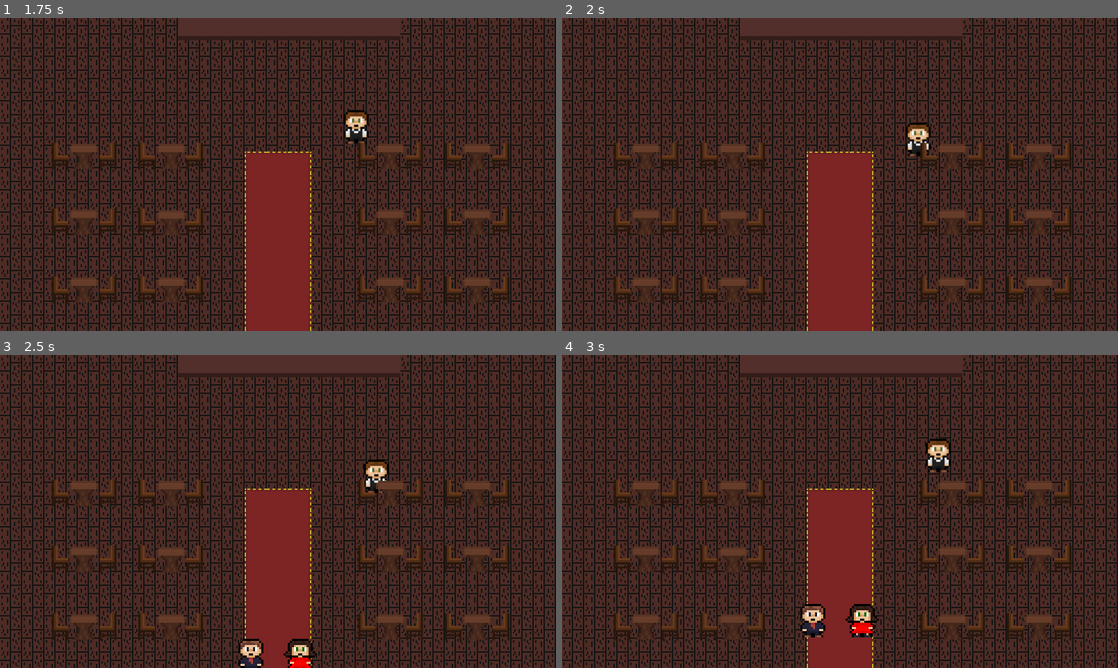
Above: before the commit, frames 1-4 (two rows, left to right).
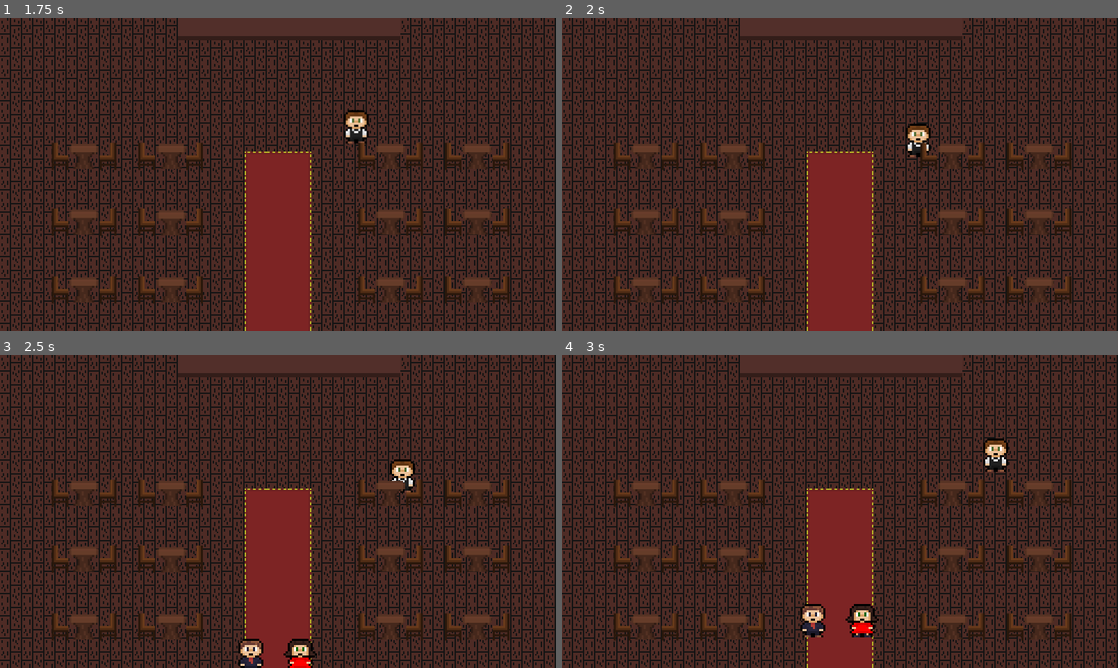
Above: after the commit, the same moments.

Repository: samw-26/Romantic-Evening
Game: Godot game, scene res://Assets/Scenes/restaurant.tscn
Two runs of this game, one before a commit and one after it. Both use one fixed random seed, a clock stepped at 60 frames per second and the inputs below.
Inputs:
- Up to frame 1 (1.75 s): tap Enter at 0.5 s; hold D (right) 0.53-1.28 s; hold S (down) from 1.28 s (still down)
- Up to frame 2 (2 s): keep holding S (down)
- Up to frame 3 (2.5 s): release S (down) at 2.03 s; hold D (right) from 2.03 s (still down)
- Up to frame 4 (3 s): release D (right) at 2.78 s; hold W (up) from 2.78 s (still down)

Frame 1 is identical in both runs. In frame 2, 0.2% of the frame differs, in the area x 62-67%, y 33-45%; in frame 3, 0.6%; in frame 4, 0.7%, in the area x 65-81%, y 26-38%.

Commit message:
Implemented leaving restaurant after finishing meal
Customers will have random meal durations and leave on their own on timeout. Also fixed bug where customers would push waiter off of map with collision by changing collision shapes to circles instead of squares.

Diff:
--- a/Assets/Scenes/couple.gd
+++ b/Assets/Scenes/couple.gd
@@ -33,13 +33,20 @@
 var man_food: Sprite2D
 var woman_food: Sprite2D
 
+#Eating
+var meal_timer: Timer
+var eating: bool = false
+var finished: bool = false
+
 #Moods
 var moods: Array = ["Hungry", "Awkward", "Unromantic"]
 
 func _ready() -> void:
-	#Choose orders
+	#Choose orders and set meal duration
 	man_order = order_options.pick_random()
 	woman_order = order_options.pick_random()
+	meal_timer = %MealTimer as Timer
+	#meal_timer.set_wait_time(randi_range(10,20))
 	#Nodes
 	man_bubble = get_node("%ManOrder")
 	man_question = %ManOrder/Question
@@ -75,8 +82,16 @@
 		if !ready_to_order:
 			await get_tree().create_timer(2).timeout
 			ready_to_order = true
-		elif ready_to_order:
+		elif ready_to_order and !eating:
 			order()
+		#Eating
+		elif eating:
+			if meal_timer.is_stopped():
+				meal_timer.start()
+	#Finished
+	if finished:
+		exit_restaurant()
+
 	#Unsatisfied customer(Exiting)
 	if unsatisfied:
 		exit_restaurant()
@@ -134,17 +149,15 @@
 					woman_food.hide()
 					woman_bubble.hide()
 
-	#Stop status timer early if food given
-	if order1_received and order2_received and !%StatusTimer.is_stopped():
+	#Stop timers, commence eating
+	if order1_received and order2_received:
+		eating = true
 		%StatusTimer.stop()
-
-	#If both man and woman are pleased, stop exit timer
-	if %FlickerTimerMan.is_stopped() and %FlickerTimerWoman.is_stopped() and !%ExitTimer.is_stopped():
 		%ExitTimer.stop()
-
 
 #Exit Restaurant
 func exit_restaurant() -> void:
+	at_table = false
 	if(!freed_table):
 		Global.available_chairs.append(table)
 		%ManOrder.hide()
@@ -174,29 +187,38 @@
 
 func _on_status_timer_timeout() -> void:
 	#Hunger status
-	if !order1_received or !order2_received:
-		%ExitTimer.start()
-	if !order1_received and !order2_received:
-		%FlickerTimerMan.start()
-		%FlickerTimerWoman.start()
-	elif !order1_received:
-		%FlickerTimerMan.start()
-	elif !order2_received:
-		%FlickerTimerWoman.start()
+	if !eating:
+		if !order1_received or !order2_received:
+			%ExitTimer.start()
+		if !order1_received and !order2_received:
+			%FlickerTimerMan.start()
+			%FlickerTimerWoman.start()
+		elif !order1_received:
+			%FlickerTimerMan.start()
+		elif !order2_received:
+			%FlickerTimerWoman.start()
 
 func _on_flicker_timer_man_timeout() -> void:
-	if !has_ordered:
-		man_question.visible = !man_question.visible
-	elif has_ordered and !order1_received:
-		man_food.visible = !man_food.visible
+	#Hunger
+	if !eating:
+		if !has_ordered:
+			man_question.visible = !man_question.visible
+		elif has_ordered and !order1_received:
+			man_food.visible = !man_food.visible
+	#Next mood
+
 	else:
 		%FlickerTimerMan.stop()
 
 func _on_flicker_timer_woman_timeout() -> void:
-	if !has_ordered:
-		woman_question.visible = !woman_question.visible
-	elif has_ordered and !order2_received:
-		woman_food.visible = !woman_food.visible
+	#Hunger
+	if !eating:
+		if !has_ordered:
+			woman_question.visible = !woman_question.visible
+		elif has_ordered and !order2_received:
+			woman_food.visible = !woman_food.visible
+	#Next mood
+
 	else:
 		%FlickerTimerWoman.stop()
 
@@ -204,4 +226,6 @@
 func _on_exit_timer_timeout() -> void:
 	unsatisfied = true
 	$Area2D.monitoring = false
-	at_table = false
+
+func _on_meal_timer_timeout() -> void:
+	finished = true
--- a/Assets/Scenes/couple.tscn
+++ b/Assets/Scenes/couple.tscn
@@ -11,11 +11,14 @@
 [ext_resource type="Texture2D" uid="uid://polfwku7m4mo" path="res://Assets/Characters/dress.png" id="9_c8ebl"]
 [ext_resource type="Texture2D" uid="uid://dggg7py7qxiak" path="res://Assets/Characters/eyes.png" id="10_xgc6x"]
 
-[sub_resource type="RectangleShape2D" id="RectangleShape2D_ykbt0"]
-size = Vector2(178, 25)
+[sub_resource type="CircleShape2D" id="CircleShape2D_el8w6"]
+radius = 17.5071
+
+[sub_resource type="CircleShape2D" id="CircleShape2D_bmfwy"]
+radius = 17.1828
 
 [sub_resource type="RectangleShape2D" id="RectangleShape2D_q860f"]
-size = Vector2(160, 134)
+size = Vector2(160, 124)
 
 [node name="Couple" type="CharacterBody2D" groups=["couples"]]
 collision_layer = 2
@@ -101,9 +104,19 @@
 visible = false
 texture = ExtResource("7_1tdnp")
 
-[node name="CollisionShape2D" type="CollisionShape2D" parent="."]
-position = Vector2(71, 18.5)
-shape = SubResource("RectangleShape2D_ykbt0")
+[node name="ManCollision" type="CollisionShape2D" parent="."]
+position = Vector2(-1.5, 18.5)
+shape = SubResource("CircleShape2D_el8w6")
+
+[node name="WomanCollision" type="CollisionShape2D" parent="."]
+position = Vector2(143, 18.5)
+shape = SubResource("CircleShape2D_bmfwy")
+
+[node name="Area2D" type="Area2D" parent="."]
+
+[node name="CollisionShape2D" type="CollisionShape2D" parent="Area2D"]
+position = Vector2(71, -3)
+shape = SubResource("RectangleShape2D_q860f")
 
 [node name="StatusTimer" type="Timer" parent="."]
 unique_name_in_owner = true
@@ -120,18 +133,18 @@
 
 [node name="ExitTimer" type="Timer" parent="."]
 unique_name_in_owner = true
-wait_time = 30.0
+wait_time = 20.0
 one_shot = true
 
-[node name="Area2D" type="Area2D" parent="."]
+[node name="MealTimer" type="Timer" parent="."]
+unique_name_in_owner = true
+wait_time = 5.0
+one_shot = true
 
-[node name="CollisionShape2D" type="CollisionShape2D" parent="Area2D"]
-position = Vector2(71, 2)
-shape = SubResource("RectangleShape2D_q860f")
-
+[connection signal="body_entered" from="Area2D" to="." method="_on_area_2d_body_entered"]
+[connection signal="body_exited" from="Area2D" to="." method="_on_area_2d_body_exited"]
 [connection signal="timeout" from="StatusTimer" to="." method="_on_status_timer_timeout"]
 [connection signal="timeout" from="StatusTimer/FlickerTimerMan" to="." method="_on_flicker_timer_man_timeout"]
 [connection signal="timeout" from="StatusTimer/FlickerTimerWoman" to="." method="_on_flicker_timer_woman_timeout"]
 [connection signal="timeout" from="ExitTimer" to="." method="_on_exit_timer_timeout"]
-[connection signal="body_entered" from="Area2D" to="." method="_on_area_2d_body_entered"]
-[connection signal="body_exited" from="Area2D" to="." method="_on_area_2d_body_exited"]
+[connection signal="timeout" from="MealTimer" to="." method="_on_meal_timer_timeout"]
--- a/Assets/Scenes/restaurant.tscn
+++ b/Assets/Scenes/restaurant.tscn
@@ -296,6 +296,6 @@
 position = Vector2(722, 961)
 
 [node name="SpawnTimer" type="Timer" parent="."]
-wait_time = 5.0
+wait_time = 60.0
 
 [connection signal="timeout" from="SpawnTimer" to="." method="_on_spawn_timer_timeout"]
--- a/Assets/Scenes/waiter.tscn
+++ b/Assets/Scenes/waiter.tscn
@@ -7,8 +7,8 @@
 [ext_resource type="Texture2D" uid="uid://1jukbyg3apdg" path="res://Assets/Food/Spaghetti.png" id="5_rlrwq"]
 [ext_resource type="Texture2D" uid="uid://bhvc2lkfnv1tl" path="res://Assets/Food/steak.png" id="6_22p60"]
 
-[sub_resource type="RectangleShape2D" id="RectangleShape2D_hvia1"]
-size = Vector2(48, 33)
+[sub_resource type="CircleShape2D" id="CircleShape2D_aqjpf"]
+radius = 18.2483
 
 [node name="Waiter" type="CharacterBody2D"]
 collision_mask = 3
@@ -20,14 +20,15 @@
 texture = ExtResource("2_lxa45")
 
 [node name="CollisionShape2D" type="CollisionShape2D" parent="."]
-position = Vector2(0, 22.5)
-shape = SubResource("RectangleShape2D_hvia1")
+position = Vector2(0, 20)
+shape = SubResource("CircleShape2D_aqjpf")
 
 [node name="Food" type="Node2D" parent="."]
 scale = Vector2(6, 6)
 
 [node name="Plate1" type="Sprite2D" parent="Food"]
 unique_name_in_owner = true
+visible = false
 position = Vector2(-6, 4)
 scale = Vector2(0.5, 0.5)
 texture = ExtResource("3_y5fhc")
@@ -51,6 +52,7 @@
 
 [node name="Plate2" type="Sprite2D" parent="Food"]
 unique_name_in_owner = true
+visible = false
 position = Vector2(6, 4)
 scale = Vector2(0.5, 0.5)
 texture = ExtResource("3_y5fhc")
Not shown: 1 places in Assets/Scenes/couple.tscn that only renumber resources
